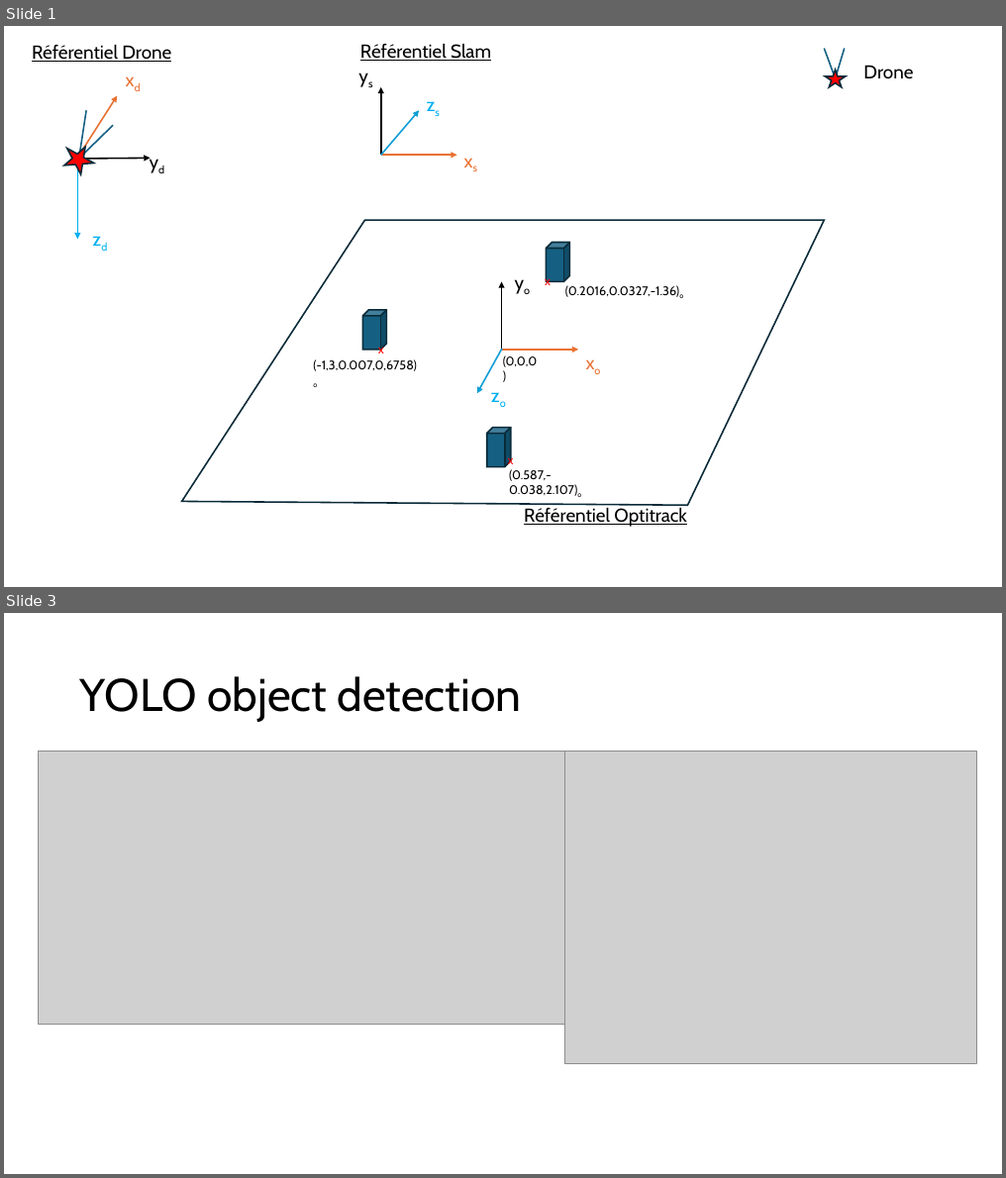
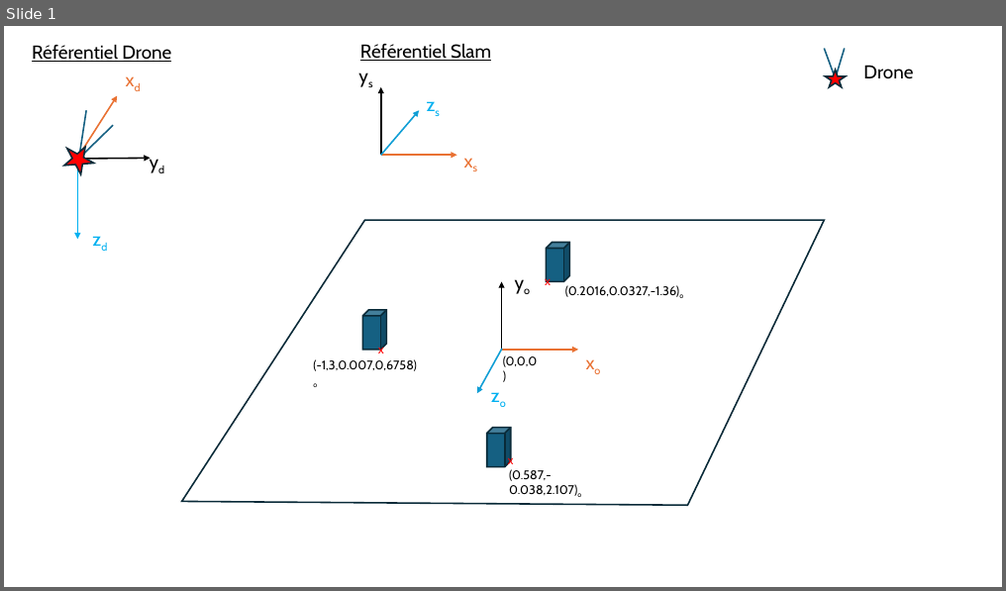
Before and after one commit to DroneSEN/Simulink_Tello_drone, a slide deck: Referentiel_Drone.pptx. Shown one above the other, each under a label of ours: slides 1 and 3 before the commit, slide 1 after it; the slides between them are not shown. The pictures are 1006x1178 and 1006x591 pixels, drawn with LibreOffice and Linux fonts; fonts in the diff are those of the drawing; grey boxes stand for pictures. Boxes give left, top, right and bottom in pixels: in the first picture for what was removed or moved away, otherwise in the second. Text is boxed around its words. In the diff, an @@ line names an element or a change of style, - is before the commit and + after.

```diff
--- a/Referentiel_Drone.pptx
+++ b/Referentiel_Drone.pptx
@@ slide 3 removed at (4, 613, 1002, 1174), background #FFFFFF @@
@@ title removed at (80, 676, 522, 722) @@
-YOLO object detection
@@ picture removed at (39, 752, 568, 1025) @@
@@ picture removed at (564, 752, 977, 1063) @@
@@ slide 1 changed as well @@
@@ text removed at (524, 507, 687, 527) @@
-Référentiel Optitrack
```
Also in this commit, not shown: 9 slides added, 8 other slides removed.
